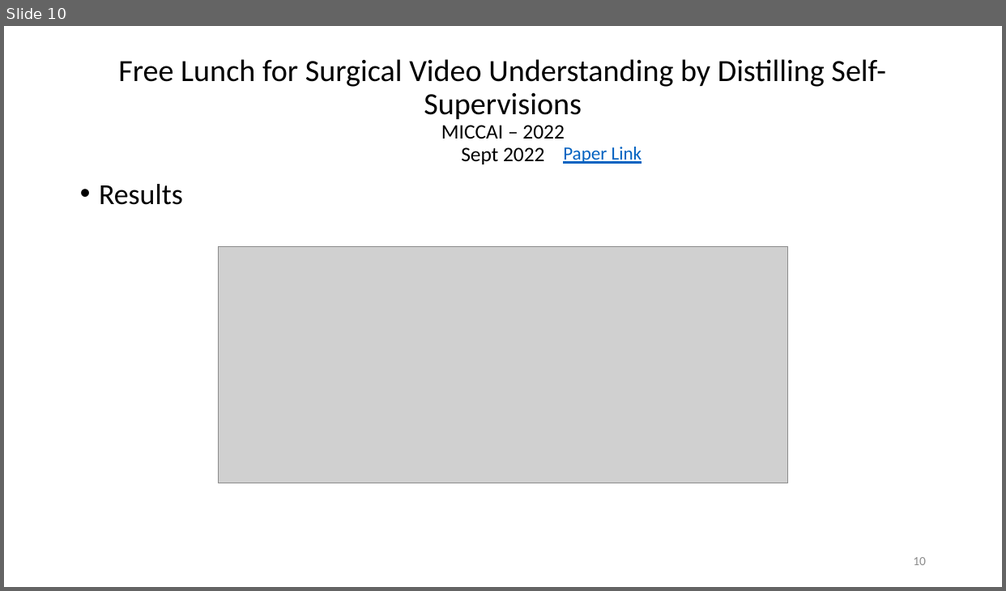
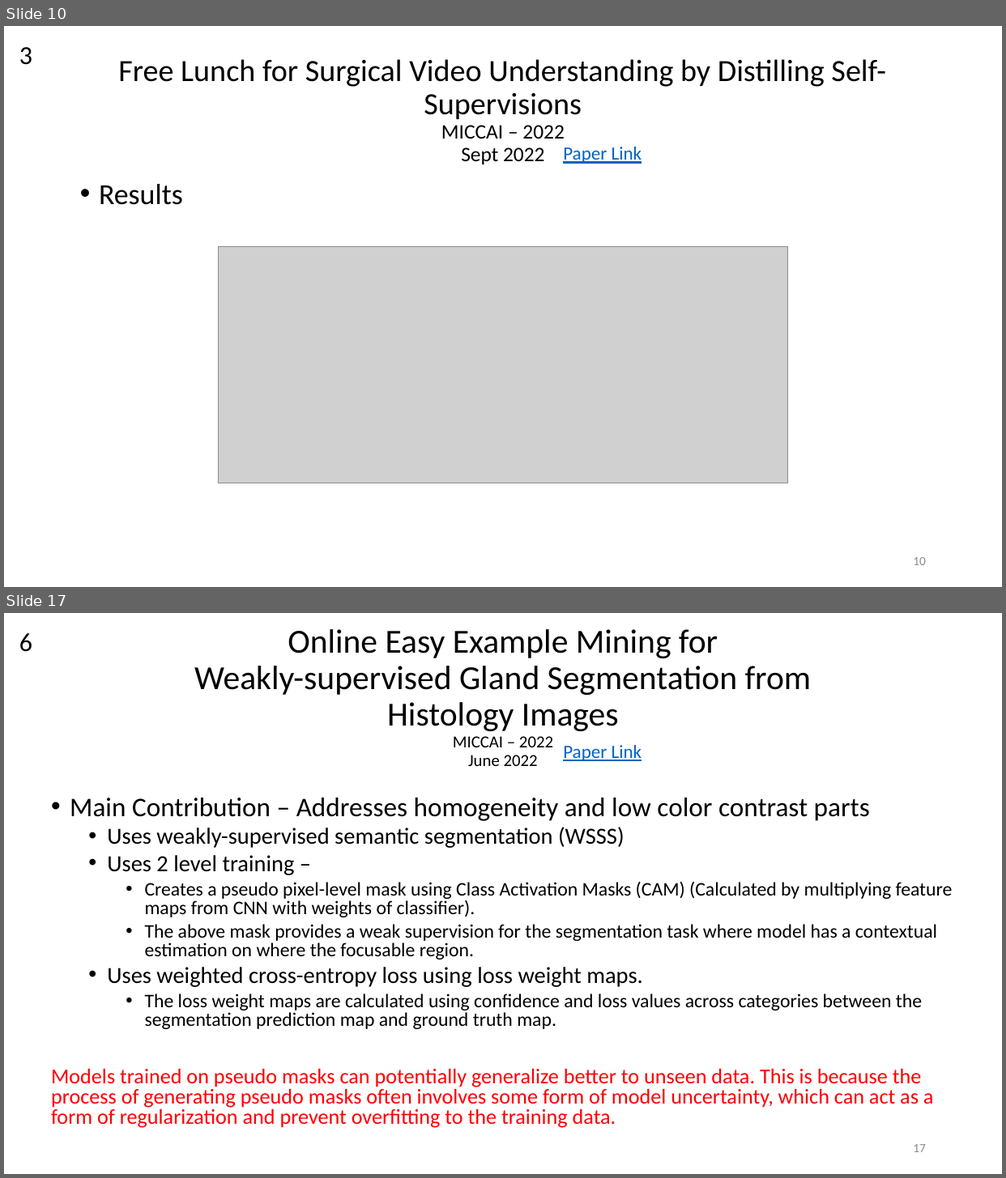
Before and after one commit to bluesaiyancodes/KITReports, a slide deck: Presentations/MICCAI Paper Reviews.pptx. Shown one above the other, each under a label of ours: slide 10 before the commit, slides 10 and 17 after it; the slides between them are not shown. The pictures are 1006x591 and 1006x1178 pixels, drawn with LibreOffice and Linux fonts; fonts in the diff are those of the drawing; grey boxes stand for pictures. Boxes give left, top, right and bottom in pixels: in the first picture for what was removed or moved away, otherwise in the second. Text is boxed around its words. In the diff, an @@ line names an element or a change of style, - is before the commit and + after.

Commit message:
update 23-07-20

```diff
--- a/Presentations/MICCAI Paper Reviews.pptx
+++ b/Presentations/MICCAI Paper Reviews.pptx
@@ slide 17 added at (x1=4, y1=613, x2=1002, y2=1174), background #FFFFFF @@
@@ text added at (x1=19, y1=633, x2=32, y2=652), 25 pt, text #000000 @@
+6
@@ title added at (x1=194, y1=629, x2=812, y2=766), 32.4 pt, text #000000 @@
+Online Easy Example Mining for
+Weakly-supervised Gland Segmentation from
+Histology Images
+MICCAI – 2022
+June 2022
@@ text added at (x1=563, y1=745, x2=642, y2=761), 18 pt, text #0563C1, underline @@
+Paper Link
@@ text added at (x1=51, y1=798, x2=953, y2=1128), 18.5 pt, text #000000 @@
+• Main Contribution – Addresses homogeneity and low color contrast parts
+  • Uses weakly-supervised semantic segmentation (WSSS)
+  • Uses 2 level training –
+    • Creates a pseudo pixel-level mask using Class Activation Masks (CAM) (Calculated by multiplying feature maps from CNN with weights of classifier).
+    • The above mask provides a weak supervision for the segmentation task where model has a contextual estimation on where the focusable region.
+  • Uses weighted cross-entropy loss using loss weight maps.
+    • The loss weight maps are calculated using confidence and loss values across categories between the segmentation prediction map and ground truth map.
+Models trained on pseudo masks can potentially generalize better to unseen data. This is because the process of generating pseudo masks often involves some form of model uncertainty, which can act as a form of regularization and prevent overfitting to the training data.
@@ page number added at (x1=913, y1=1144, x2=926, y2=1152), 12 pt, text #8C8C8C @@
+17
@@ slide 10 changed as well @@
@@ text added at (x1=19, y1=47, x2=32, y2=65), 25 pt, text #000000 @@
+3
```
Also in this commit, not shown: 8 other slides changed, 11 other slides added.
